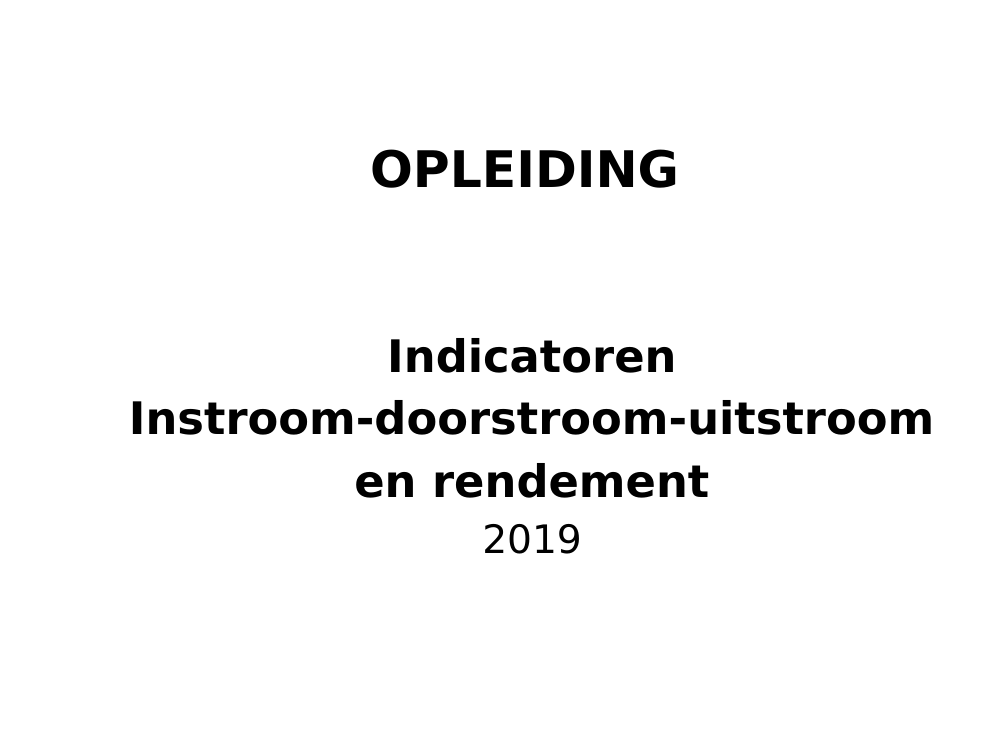
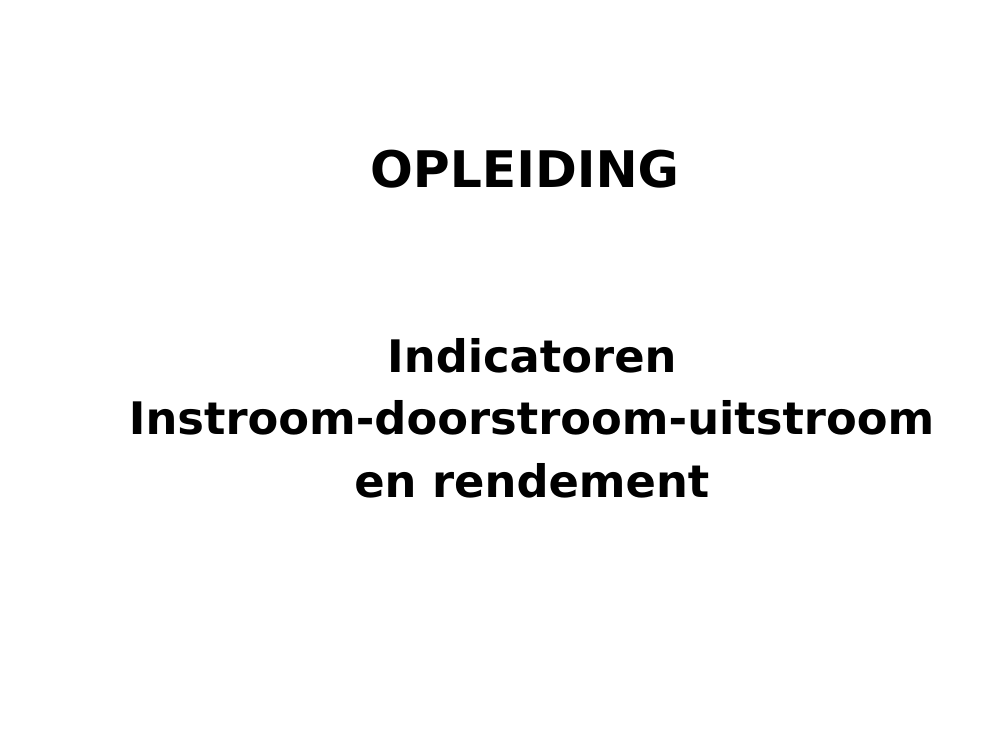
Before and after one commit to JorenSchelkens/GIP, a slide deck: slide 1 of CalculationDomain/ErasmusHogeSchool/EmptyPowerPoint.pptx. Drawn at 1008x756 pixels with LibreOffice and Linux fonts; fonts in the diff are those of the drawing; background and template pictures are left out. Boxes give left, top, right and bottom in pixels: in the first picture for what was removed or moved away, otherwise in the second. Text is boxed around its words. In the diff, an @@ line names an element or a change of style, - is before the commit and + after.

```diff
--- a/CalculationDomain/ErasmusHogeSchool/EmptyPowerPoint.pptx
+++ b/CalculationDomain/ErasmusHogeSchool/EmptyPowerPoint.pptx
@@ text at (482,524,582,554): paragraph removed @@
-2019
```
Also in this commit, not shown: 2 other slides changed, 6 other files.
